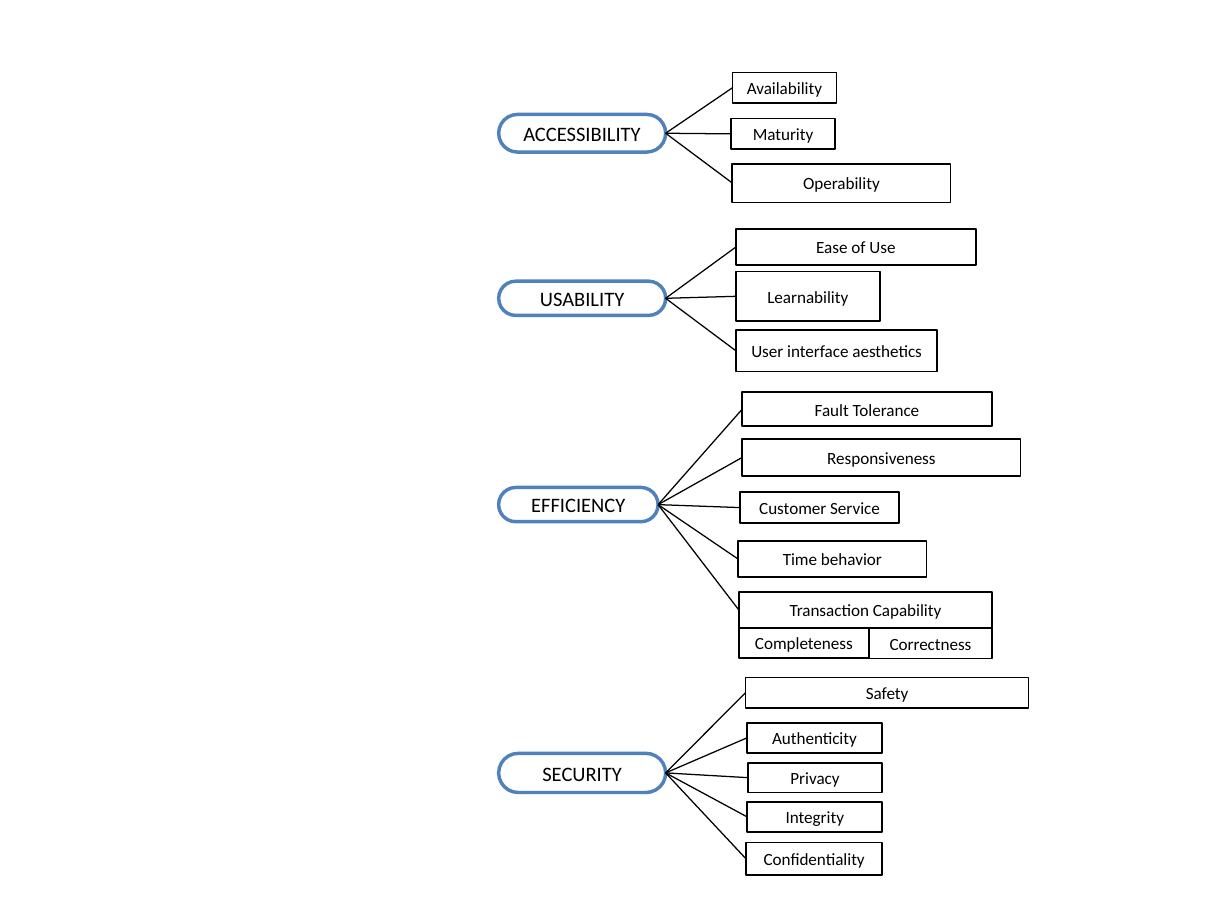
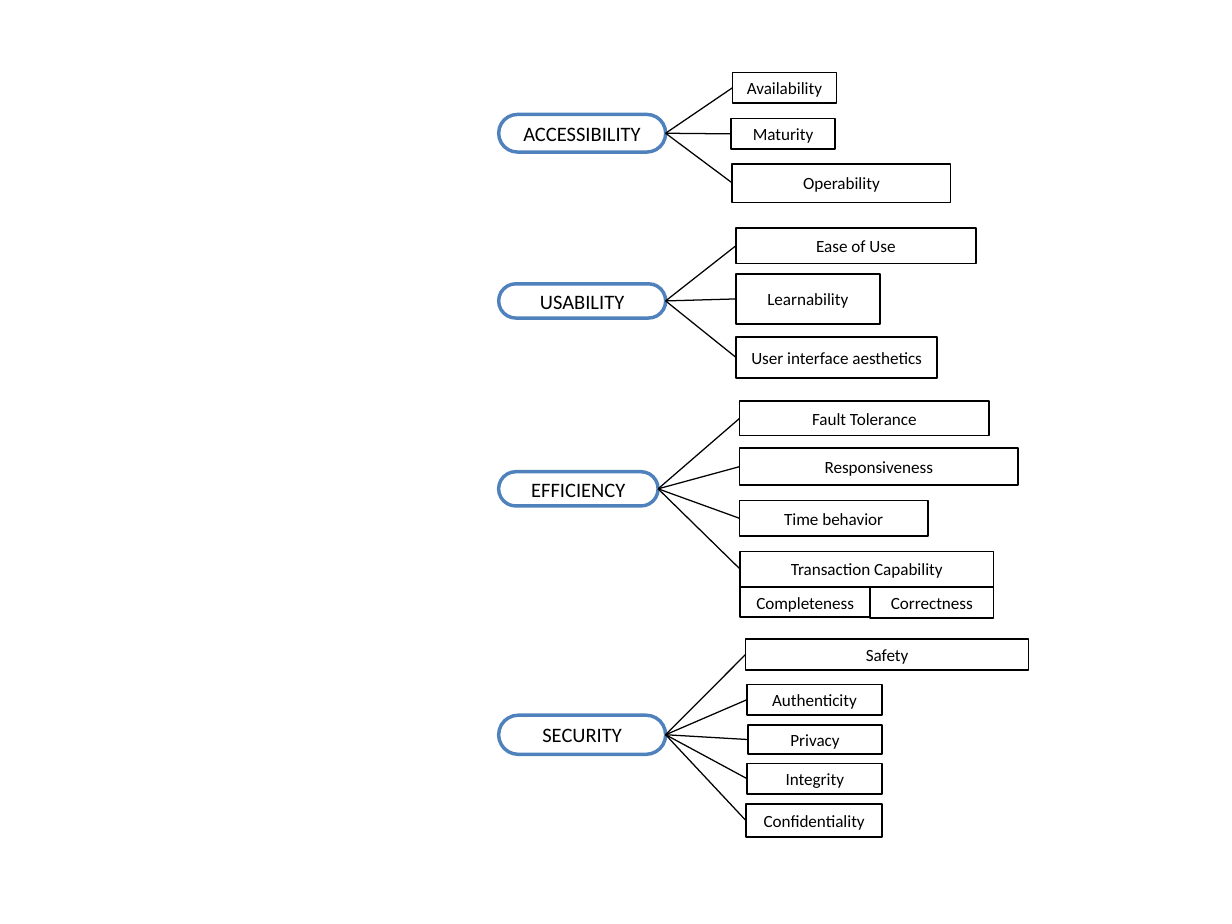
Before and after one commit to paxian/finalexam, a slide deck: slide 9 of model.pptx. Drawn at 1232x924 pixels with LibreOffice and Linux fonts; fonts in the diff are those of the drawing. Boxes give left, top, right and bottom in pixels: in the first picture for what was removed or moved away, otherwise in the second. Text is boxed around its words. In the diff, an @@ line names an element or a change of style, - is before the commit and + after.

Commit message:
Removed customer support dimensional component.

```diff
--- a/model.pptx
+++ b/model.pptx
@@ 2 rounded rectangles, 1 line: place and size @@
-2 rounded rectangles, 1 line at (665, 271, 936, 371)
+2 rounded rectangles, 1 line at (665, 275, 936, 377)
@@ line moved from (742, 409) - (658, 505) to (739, 419) - (658, 489) @@
@@ rounded rectangle "Fault Tolerance": place and size @@
-rounded rectangle "Fault Tolerance" at (742, 392, 991, 426)
+rounded rectangle "Fault Tolerance" at (739, 402, 988, 436)
@@ rounded rectangle "Responsiveness": place and size @@
-rounded rectangle "Responsiveness" at (742, 439, 1020, 476)
+rounded rectangle "Responsiveness" at (739, 448, 1018, 485)
@@ rounded rectangle "EFFICIENCY": place and size @@
-rounded rectangle "EFFICIENCY" at (499, 488, 658, 522)
+rounded rectangle "EFFICIENCY" at (499, 472, 658, 506)
@@ line moved from (742, 457) - (658, 505) to (739, 467) - (658, 489) @@
@@ line moved from (739, 610) - (658, 505) to (740, 569) - (658, 489) @@
@@ line moved from (738, 559) - (658, 505) to (739, 519) - (658, 489) @@
@@ line removed from (740, 508) to (658, 505) @@
@@ rounded rectangle removed at (740, 493, 899, 524) @@
-Customer Service
@@ 10 rounded rectangles, 5 lines: place and size @@
-10 rounded rectangles, 5 lines at (499, 541, 1029, 875)
+10 rounded rectangles, 5 lines at (499, 500, 1029, 837)
```
Also in this commit, not shown: 2 other slides changed, 3 other files.
